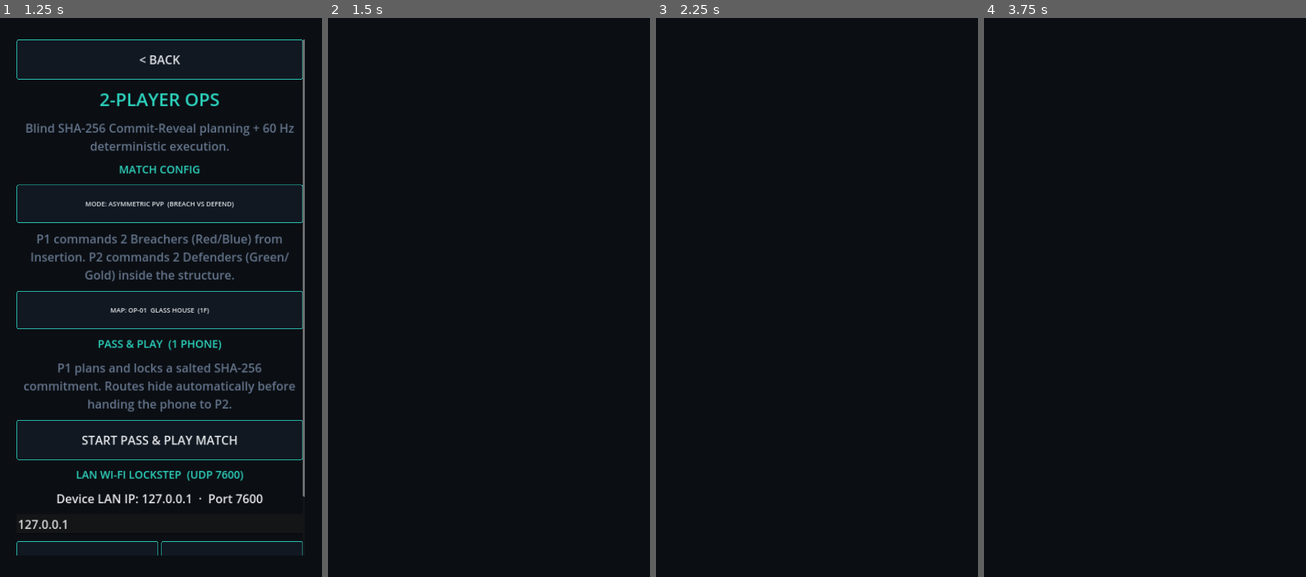
Above: before the commit, frames 1-4 (left to right).
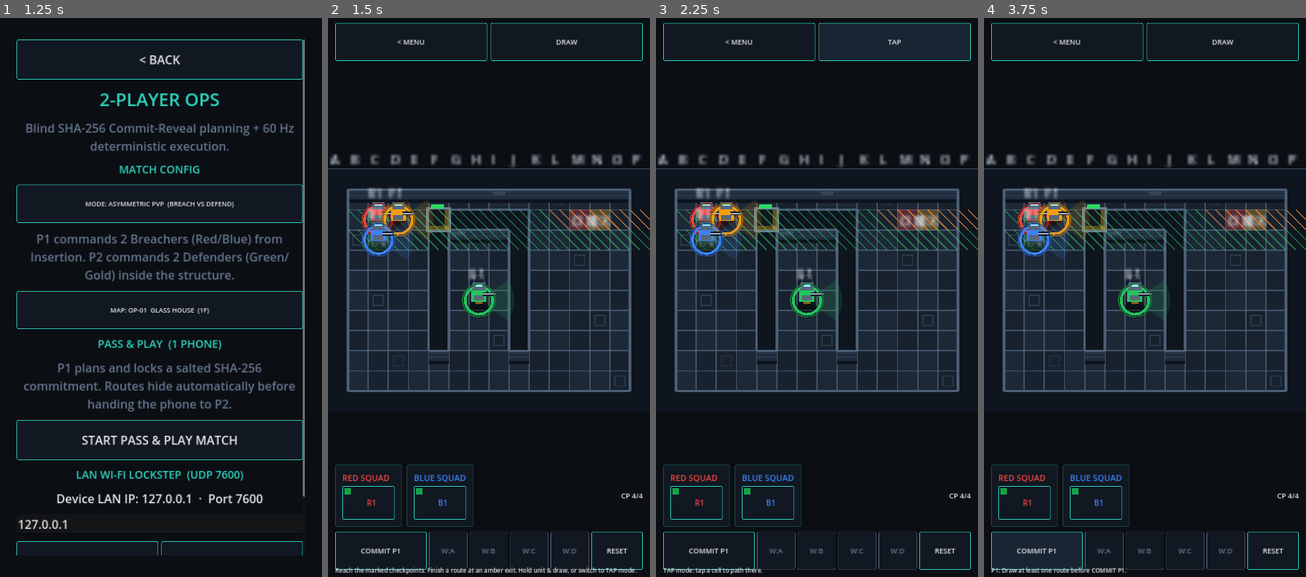
Above: after the commit, the same moments.

Repository: GhostMan612/TacPlanShooter
Game: Godot game, scene res://scenes/splash.tscn
Same seed, same stepped clock (60 frames per second), same inputs: the game is played once before the commit and once after it.
Inputs (mouse positions are in pixels of both pictures, inside the frame that each line leads up to):
- Up to frame 1 (1.25 s): tap Enter at 0.5 s; move the mouse to (231, 263) at 0.52 s; hold Right (ui_right) from 0.53 s (still down); click (231, 263) at 0.67 s
- Up to frame 2 (1.5 s): release Right (ui_right) at 1.25 s; click "START PASS & PLAY MATCH" at 1.25 s
- Up to frame 3 (2.25 s): click (894, 40) at 2 s, where only the run after the commit has a clickable "DRAW"
- Up to frame 4 (3.75 s): click (1222, 40) at 2.75 s, where only the run after the commit has a clickable "TAP"; click (1035, 549) at 3.5 s, where only the run after the commit has a clickable "COMMIT P1"

Frame 1 is identical in both runs. In frame 2, 32% of the frame differs, in the area x 0-100%, y 0-100%; in frame 3, 34%; in frame 4, 33%.
Error before the commit: Parse Error: Assigned value for constant "FLOOR_A" isn't a constant expression. (res://scripts/planning/map_renderer.gd:9)

Commit message:
fix(25d): palette entries as var (Color.html not const in Godot 4.0)

Diff:
--- a/scripts/planning/map_renderer.gd
+++ b/scripts/planning/map_renderer.gd
@@ -6,14 +6,14 @@
 extends Node2D
 
 
-const FLOOR_A := Color.html("#18222E")
-const FLOOR_B := Color.html("#1D2836")
+var FLOOR_A := Color.html("#18222E")
+var FLOOR_B := Color.html("#1D2836")
 const BEVEL_HI := Color(0.36, 0.45, 0.56, 0.55)
 const BEVEL_LO := Color(0.03, 0.05, 0.09, 0.7)
 const GRID_COLOR := Color(0.45, 0.62, 0.78, 0.08)
-const WALL_CAP := Color.html("#0E151F")
-const WALL_RIM := Color.html("#4B5E75")
-const WALL_FACE := Color.html("#263344")
+var WALL_CAP := Color.html("#0E151F")
+var WALL_RIM := Color.html("#4B5E75")
+var WALL_FACE := Color.html("#263344")
 const WALL_SEAM := Color(0.10, 0.15, 0.22, 0.8)
 const WALL_VENT := Color(0.35, 0.45, 0.55, 0.35)
 const SHADOW := Color(0, 0, 0, 0.42)
